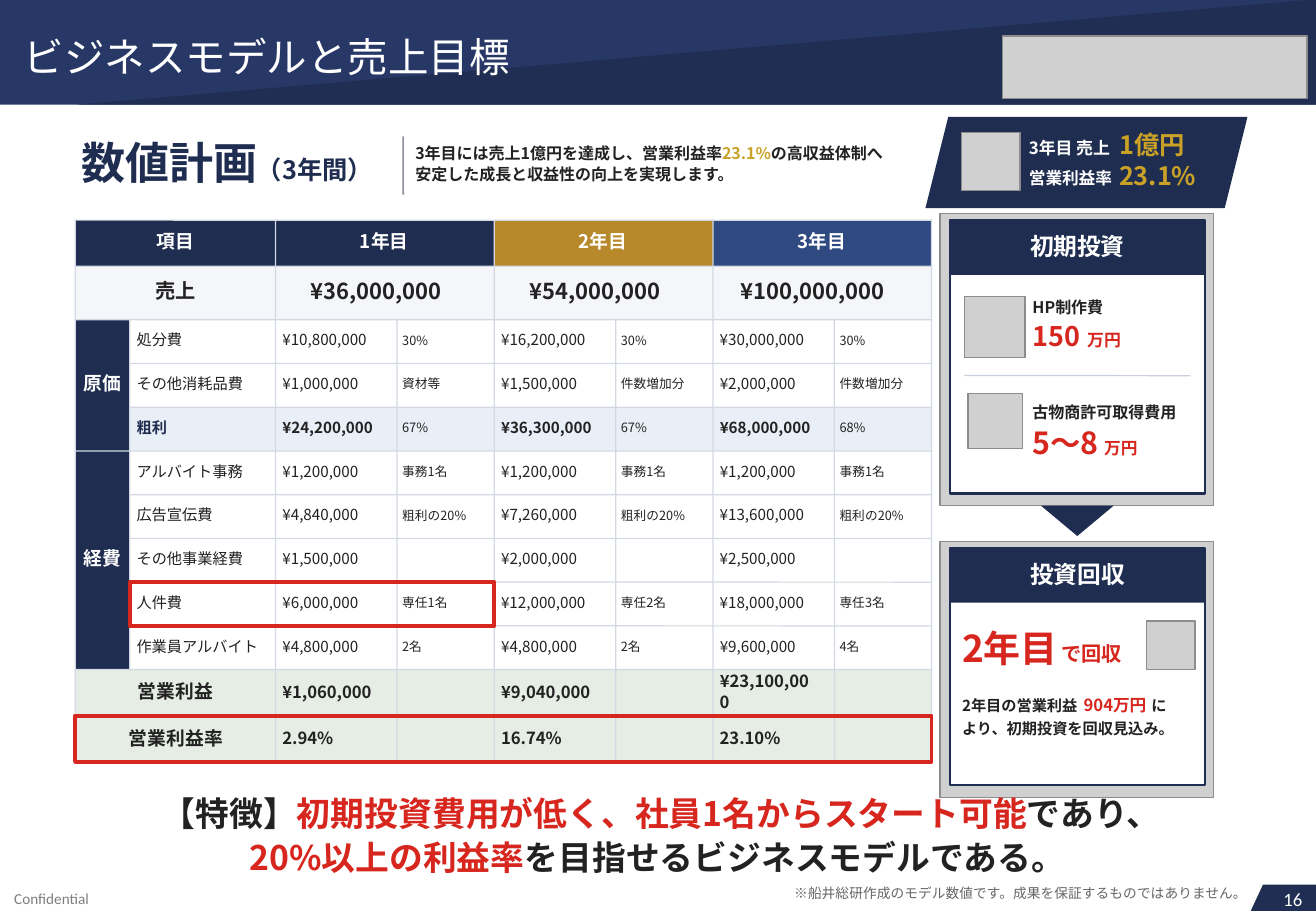
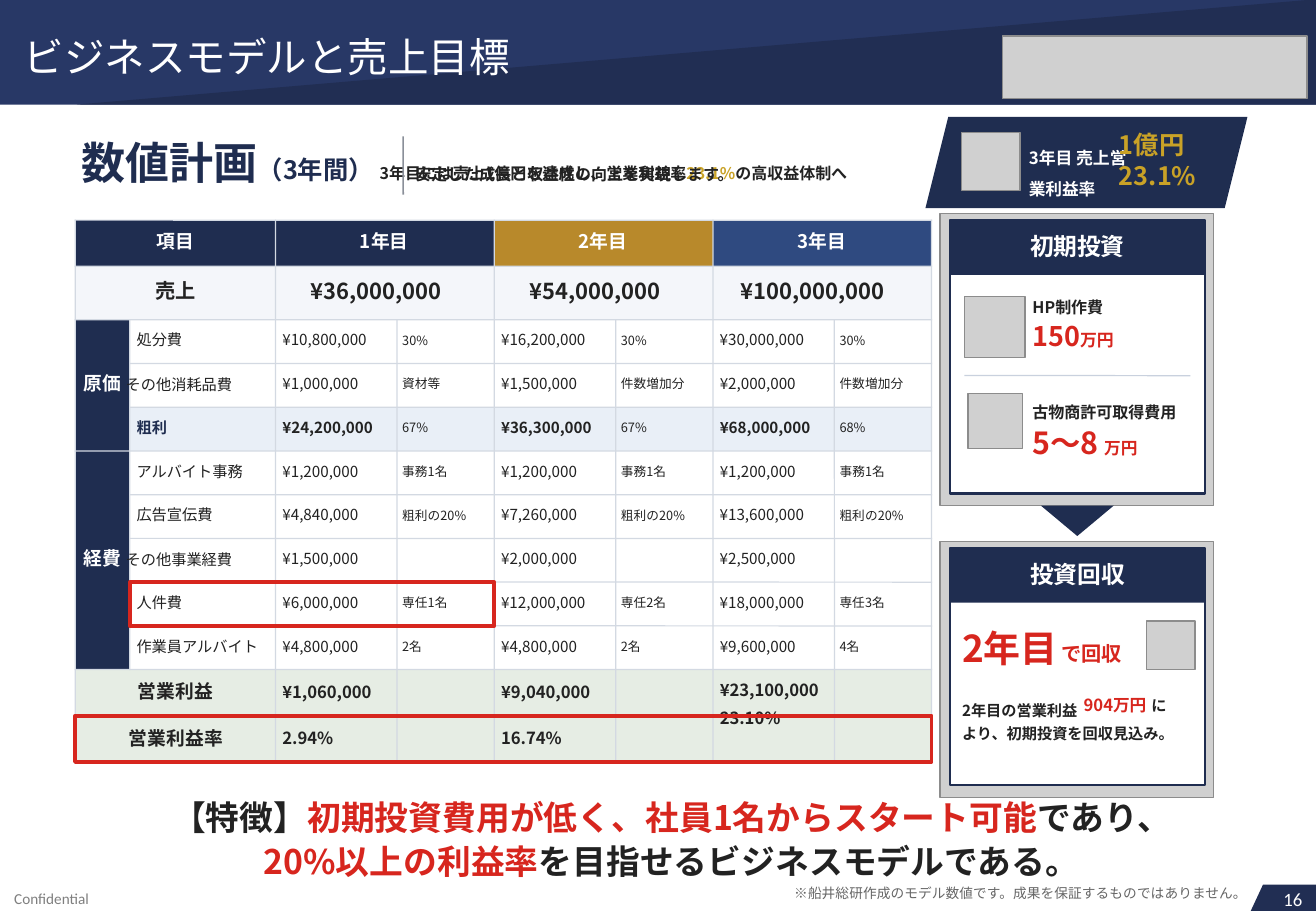
Before and after one commit to soshiro-iki-sys/-, a slide deck: slide 16 of proposals/REVIVAL_LINK様_ご提案書.pptx. Drawn at 1316x911 pixels with LibreOffice and Linux fonts; fonts in the diff are those of the drawing; grey boxes stand for pictures. Boxes give left, top, right and bottom in pixels: in the first picture for what was removed or moved away, otherwise in the second. Text is boxed around its words. In the diff, an @@ line names an element or a change of style, - is before the commit and + after.

```diff
--- a/proposals/REVIVAL_LINK様_ご提案書.pptx
+++ b/proposals/REVIVAL_LINK様_ご提案書.pptx
@@ text at box(81, 141, 848, 184): text changed @@
-3年目には売上1億円を達成し、営業利益率23.1%の高収益体制へ
+数値計画（3年間） 3年目には売上1億円を達成し、営業利益率23.1%の高収益体制へ
@@ text at box(1029, 148, 1127, 197): text changed @@
-3年目 売上
+3年目 売上営業利益率
@@ text at box(1119, 132, 1185, 162): line spacing 1 to 18.1pt @@
@@ text removed at box(1029, 170, 1112, 186) @@
-営業利益率
@@ text at box(1119, 160, 1196, 186): paragraph added @@
+23.1%
@@ text removed at box(1119, 166, 1196, 186) @@
-23.1%
@@ text at box(1032, 325, 1080, 347): text changed @@
-150
+150万円
@@ text removed at box(1087, 332, 1121, 348) @@
-万円
@@ text at box(84, 374, 232, 395): text changed @@
-その他消耗品費
+原価 その他消耗品費
@@ text at box(84, 549, 232, 570): text changed @@
-その他事業経費
+経費 その他事業経費
@@ text at box(720, 683, 819, 724): text changed @@
-¥23,100,00
+¥23,100,000
+23.10%
@@ text removed at box(720, 695, 730, 708) @@
-0
@@ text at box(962, 703, 1077, 718): paragraph added @@
+2年目の営業利益
@@ text "2年目の営業利益": place and size @@
-text "2年目の営業利益" at box(962, 721, 1174, 736)
+text "2年目の営業利益" at box(962, 703, 1174, 741)
@@ text removed at box(962, 698, 1077, 713) @@
-2年目の営業利益
@@ text removed at box(720, 731, 781, 744) @@
-23.10%
@@ text at box(962, 726, 1174, 741): line spacing 1 to 13.6pt @@
@@ text "【特徴】初期投資費用が低く、社員1名からスタート可能であり、": place and size @@
-text "【特徴】初期投資費用が低く、社員1名からスタート可能であり、" at box(162, 791, 1161, 829)
+text "【特徴】初期投資費用が低く、社員1名からスタート可能であり、" at box(172, 795, 1171, 877)
@@ text at box(172, 795, 1171, 833): alignment left to centre; line spacing 1 to 26.3pt @@
@@ text removed at box(249, 841, 1065, 873) @@
-20%以上の利益率を目指せるビジネスモデルである。
@@ text at box(263, 845, 1079, 877): paragraph added @@
+20%以上の利益率を目指せるビジネスモデルである。
```
Also in this commit, not shown: 56 other slides changed, 2 other files.
